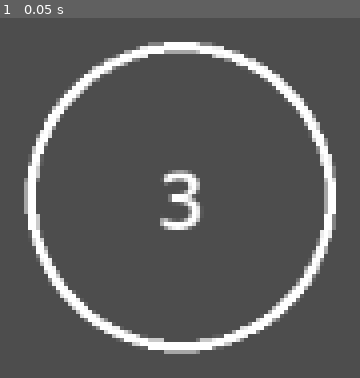
Above: before the commit, frame 1.
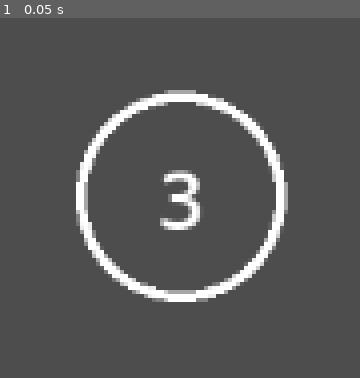
Above: after the commit, the same moment.

Repository: chrisvm/puck_puzzle
Game: Godot game, scene res://main.tscn
The game is run twice, just before and just after one commit, with the same random seed, the same clock (stepped at 60 frames per second) and the same inputs.
Inputs:
- Up to frame 1 (0.05 s): no input

The runs differ from the first frame. In frame 1, 14% of the frame differs, in the area x 6-94%, y 6-94%.

Commit message:
Changed defualt radius.

Diff:
--- a/puck.tscn
+++ b/puck.tscn
@@ -24,6 +24,7 @@
 
 [node name="PuckCanvas" type="Node2D" parent="."]
 script = ExtResource("2_dk60s")
+radius = 40
 
 [node name="Label" type="Label" parent="."]
 anchors_preset = 8
